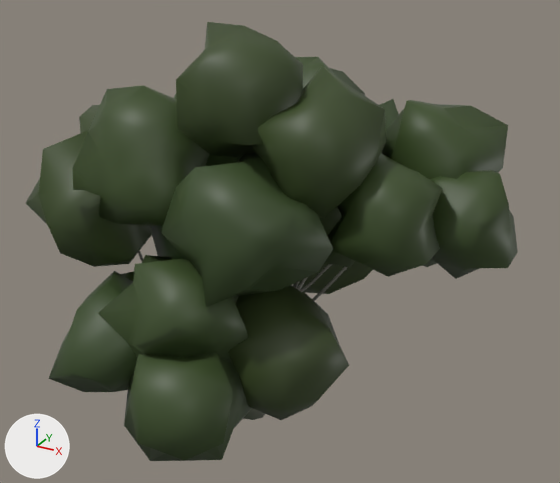
An edit to the glTF model Data/Buttertubs/Trees/SM_TreeFar_beech_3.glb, drawn before and after from the same camera.
Both versions are drawn from a 50 mm camera at (21.8, -35.8, 29.1) aimed at (1.1, 1.9, 10.2). The axes (+X, +Y, +Z) are drawn at lower left. The lights are the same throughout. The first picture is the older version. Vertices at exactly the same position are counted once.

Objects in the first picture: 'SM_TreeFar_beech_3'.
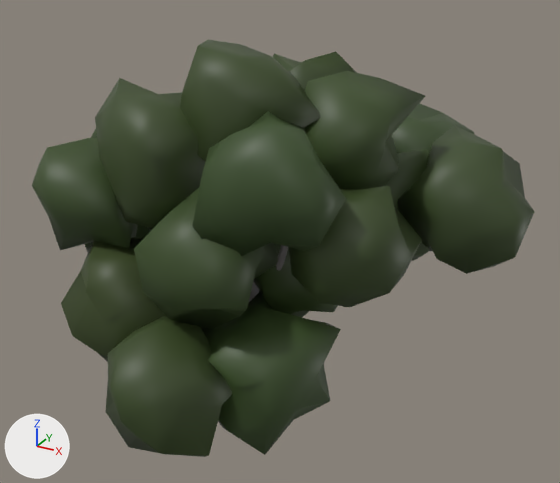
Where the change shows, as pixel boxes (x1, y1, x2, y2) in the pictures (560 x 483 px; the box of a moved part takes in the faces that stretch with it):
'SM_TreeFar_beech_3', reshaped
    before: (26, 22, 518, 461)
    after: (32, 40, 534, 457)
part 1 of me_sm_treefar_beech_3, rebuilt (not visible afterwards)
    before: (151, 225, 185, 260)
part 2 of me_sm_treefar_beech_3, rebuilt (not visible afterwards)
    before: (293, 261, 373, 294)
part 3 of me_sm_treefar_beech_3, rebuilt
    before: (430, 170, 518, 279)
    after: (397, 125, 534, 274)
part 4 of me_sm_treefar_beech_3, rebuilt
    before: (79, 105, 100, 133)
    after: (85, 225, 150, 252)
part 5 of me_sm_treefar_beech_3, rebuilt (not visible afterwards)
    before: (174, 94, 240, 166)
part 6 of me_sm_treefar_beech_3, rebuilt (16% wider)
    before: (328, 153, 443, 277)
    after: (289, 186, 422, 307)
part 7 of me_sm_treefar_beech_3, rebuilt (not visible before)
    after: (392, 103, 474, 153)
part 8 of me_sm_treefar_beech_3, rebuilt
    before: (319, 156, 404, 267)
    after: (384, 149, 429, 261)
part 9 of me_sm_treefar_beech_3, rebuilt
    before: (72, 85, 210, 226)
    after: (95, 78, 205, 228)
part 10 of me_sm_treefar_beech_3, rebuilt
    before: (228, 285, 349, 420)
    after: (201, 291, 341, 455)
part 11 of me_sm_treefar_beech_3, rebuilt
    before: (176, 22, 303, 158)
    after: (180, 40, 321, 161)
part 12 of me_sm_treefar_beech_3, rebuilt
    before: (251, 66, 386, 218)
    after: (305, 71, 425, 189)
part 13 of me_sm_treefar_beech_3, rebuilt
    before: (295, 57, 365, 96)
    after: (273, 52, 357, 90)
part 14 of me_sm_treefar_beech_3, rebuilt (10% narrower)
    before: (161, 153, 333, 307)
    after: (192, 111, 346, 256)
part 15 of me_sm_treefar_beech_3, rebuilt (16% narrower, 18% shorter)
    before: (26, 131, 152, 267)
    after: (32, 138, 138, 250)
part 16 of me_sm_treefar_beech_3, rebuilt (mostly hidden)
    before: (121, 272, 134, 281)
    after: (98, 353, 108, 362)
part 17 of me_sm_treefar_beech_3, deleted (green)
    before: (294, 100, 508, 301)
part 18 of me_sm_treefar_beech_3, moved or reshaped
    before: (48, 99, 399, 461)
    after: (61, 129, 338, 457)
part 19 of me_sm_treefar_beech_3, recoloured
    before: (243, 408, 265, 420)

The change, as a list of edits to the scene's bpy script:
```text
Change me_sm_treefar_beech_3:
    remove me_sm_treefar_beech_3.from_pydata(...)  # 2987 vertices, 5569 faces; spans x -14.4..14.3, y -11.9..15.5, z -1.2..23.4
    add me_sm_treefar_beech_3.from_pydata(...)  # 2427 vertices, 4584 faces; spans x -14.5..14.9, y -11.5..15.5, z -1.2..22.4
    me_sm_treefar_beech_3 part 1: the loose piece of 42 vertices spanning x -6.5..1.0, y -3.5..3.9, z 6.5..14.4 is rebuilt with 42 vertices and now spans x -6.7..1.1, y -2.4..3.5, z 7.8..15.2
    me_sm_treefar_beech_3 part 2: the loose piece of 42 vertices spanning x -4.2..5.4, y 6.6..15.5, z 3.1..11.6 is rebuilt with 42 vertices and now spans x -4.9..2.3, y 8.4..15.5, z 3.6..10.4
    me_sm_treefar_beech_3 part 3: the loose piece of 42 vertices spanning x 8.3..14.3, y 0.9..7.4, z 9.2..15.8 is rebuilt with 42 vertices and now spans x 7.2..14.9, y 1.7..9.0, z 9.9..17.2
    me_sm_treefar_beech_3 part 4: the loose piece of 42 vertices spanning x -14.4..-6.3, y -3.5..5.8, z 8.4..17.1 is rebuilt with 42 vertices and now spans x -14.5..-5.8, y -3.1..4.6, z 7.6..15.4
    me_sm_treefar_beech_3 part 5: the loose piece of 42 vertices spanning x -7.0..0.8, y -1.6..7.1, z 12.6..20.6 is rebuilt with 42 vertices and now spans x -5.9..0.6, y -1.6..5.8, z 12.7..19.8
    me_sm_treefar_beech_3 part 6: the loose piece of 42 vertices spanning x 5.0..11.0, y -2.7..3.3, z 11.0..16.9 is rebuilt with 42 vertices and now spans x 2.8..10.1, y -4.1..2.8, z 8.4..16.3
    me_sm_treefar_beech_3 part 7: the loose piece of 42 vertices spanning x 5.3..10.6, y 7.8..14.0, z 11.0..16.9 is rebuilt with 42 vertices and now spans x 2.0..9.8, y 6.4..14.9, z 10.4..17.5
    me_sm_treefar_beech_3 part 8: the loose piece of 42 vertices spanning x 1.9..8.6, y -1.4..6.3, z 9.2..17.0 is rebuilt with 42 vertices and now spans x 2.0..9.4, y 1.1..9.5, z 9.0..16.1
    me_sm_treefar_beech_3 part 9: the loose piece of 42 vertices spanning x -8.3..-0.2, y -6.7..-0.4, z 12.2..20.2 is rebuilt with 42 vertices and now spans x -6.9..0.2, y -7.1..0.3, z 12.8..20.4
    me_sm_treefar_beech_3 part 10: the loose piece of 42 vertices spanning x -1.0..7.8, y -6.6..1.1, z 2.6..10.3 is rebuilt with 42 vertices and now spans x -1.3..6.9, y -7.8..0.5, z 0.9..8.8
    me_sm_treefar_beech_3 part 11: the loose piece of 42 vertices spanning x -3.3..4.4, y -5.3..2.6, z 16.4..23.4 is rebuilt with 42 vertices and now spans x -3.4..5.1, y -4.4..4.2, z 15.0..22.4
    me_sm_treefar_beech_3 part 12: the loose piece of 42 vertices spanning x 0.9..8.1, y -4.4..2.1, z 14.5..21.6 is rebuilt with 42 vertices and now spans x 1.7..9.1, y -2.3..5.0, z 13.8..21.0
    me_sm_treefar_beech_3 part 13: the loose piece of 42 vertices spanning x -1.0..5.5, y 0.2..7.7, z 14.0..21.0 is rebuilt with 42 vertices and now spans x -2.0..4.0, y 1.1..8.0, z 15.1..21.2
    me_sm_treefar_beech_3 part 14: the loose piece of 42 vertices spanning x -1.6..7.3, y -8.2..-0.7, z 9.7..17.3 is rebuilt with 42 vertices and now spans x 0.6..7.8, y -7.5..0.1, z 12.3..19.5
    me_sm_treefar_beech_3 part 15: the loose piece of 42 vertices spanning x -11.7..-4.4, y -7.5..0.1, z 9.4..17.2 is rebuilt with 42 vertices and now spans x -11.2..-4.4, y -7.4..-0.5, z 10.4..17.0
    me_sm_treefar_beech_3 part 16: the loose piece of 42 vertices spanning x -9.4..-2.2, y -6.5..1.0, z 1.5..8.8 is rebuilt with 42 vertices and now spans x -9.5..-2.2, y -6.2..0.7, z 1.5..8.5
    me_sm_treefar_beech_3 part 17: 11 loose pieces with 707 vertices, spanning x -3.7..12.7, y -3.8..10.8, z 1.9..19.1, are deleted
    me_sm_treefar_beech_3 part 18: 2 vertices moved within x 0.9..1.3, y -0.8..0.3, z 1.9..2.8; 1444 vertices removed from x -8.9..6.3, y -11.9..12.5, z 0.4..17.4; 1591 vertices added at x -12.2..5.8, y -11.5..10.8, z 1.0..19.6
    me_sm_treefar_beech_3 part 19: 129 kept faces spanning x -1.0..1.3, y -1.1..1.0, z -1.2..2.4 get new vertex colours
    other edits to the shape of me_sm_treefar_beech_3 do not show in these pictures
```
